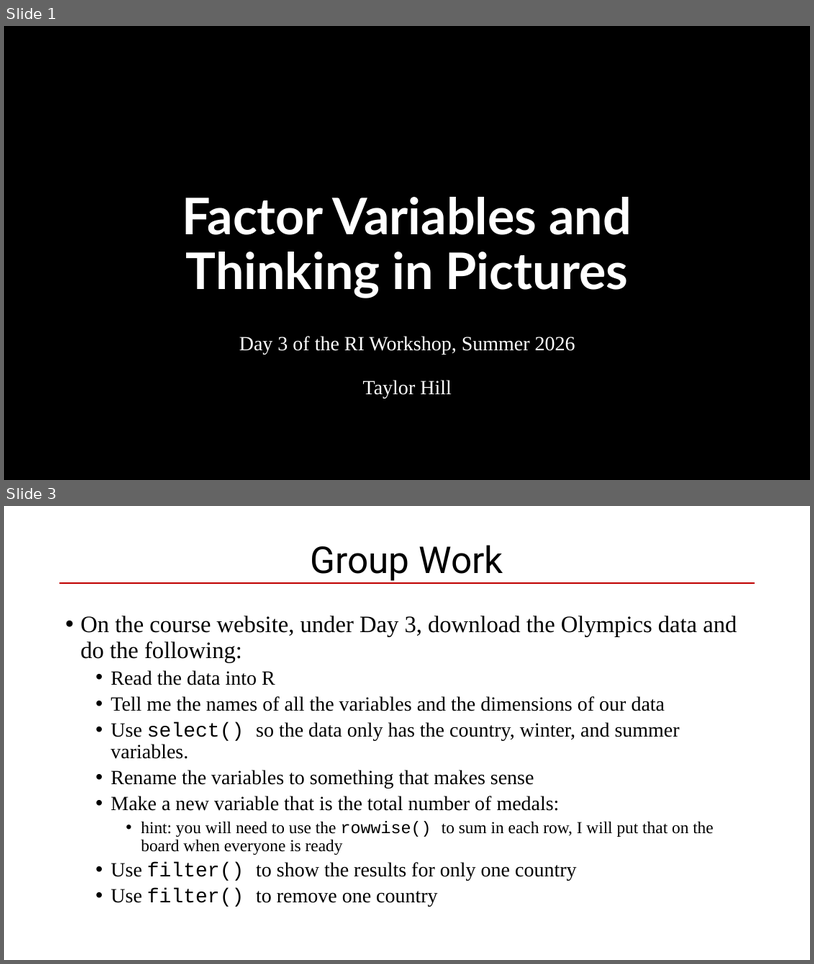
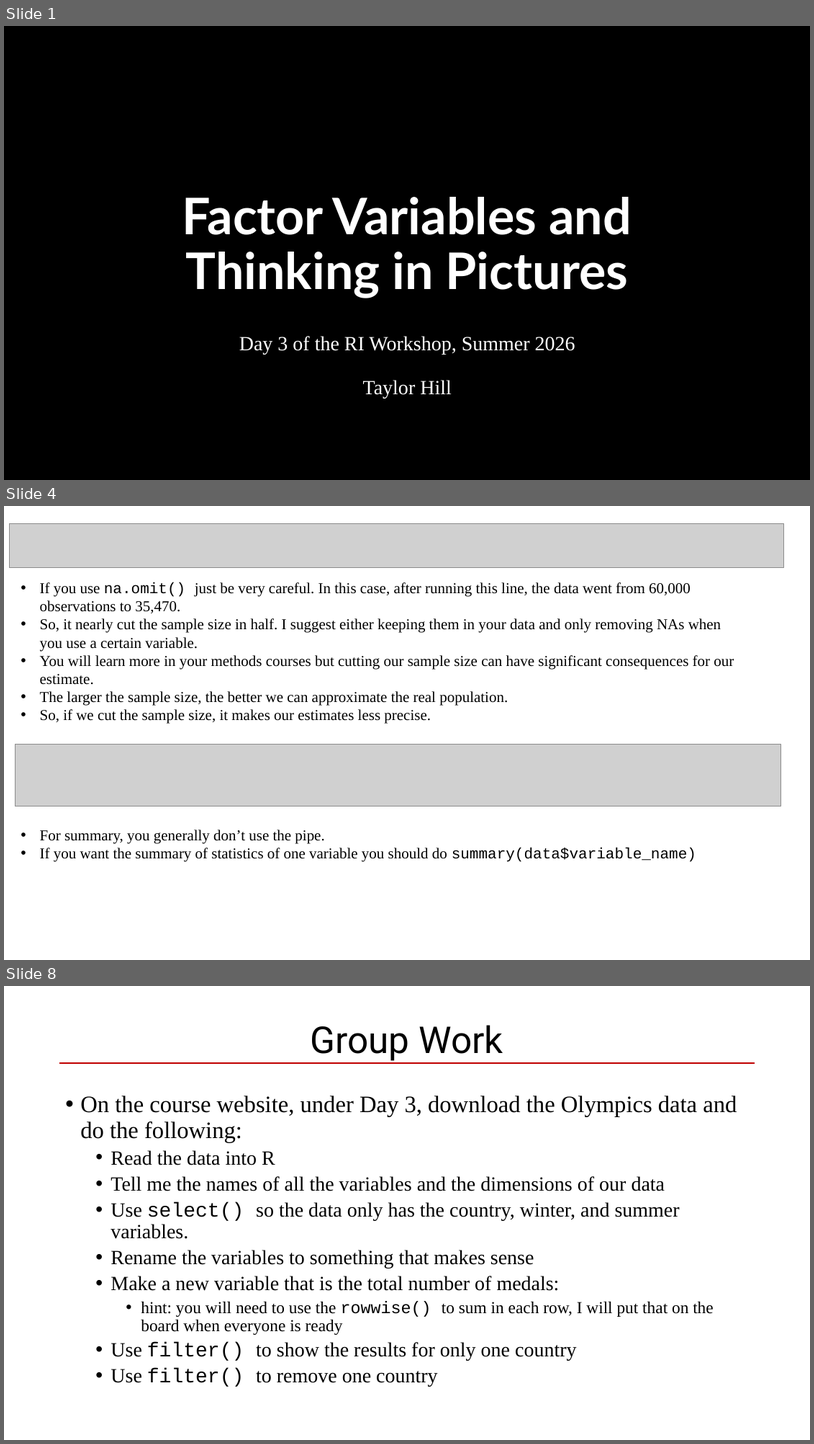
Before and after one commit to taylor-hill23/summer-ri-workshop-quarto, a slide deck: materials/class-slide-day3-powerpoint.pptx. Shown one above the other, each under a label of ours: slides 1 and 3 before the commit, slides 1, 4 and 8 after it; the slides between them are not shown. The pictures are 814x964 and 814x1444 pixels, drawn with LibreOffice and Linux fonts; fonts in the diff are those of the drawing; grey boxes stand for pictures; background and template pictures are left out. Boxes give left, top, right and bottom in pixels: in the first picture for what was removed or moved away, otherwise in the second. Text is boxed around its words. In the diff, an @@ line names an element or a change of style, - is before the commit and + after.

```diff
--- a/materials/class-slide-day3-powerpoint.pptx
+++ b/materials/class-slide-day3-powerpoint.pptx
@@ slide 4 added at <box>4,506,810,960</box>, background #FFFFFF @@
@@ picture added at <box>10,523,784,568</box> @@
@@ text added at <box>40,582,734,723</box>, 18 pt, text #000000 @@
+• If you use na.omit() just be very careful. In this case, after running this line, the data went from 60,000 observations to 35,470.
+• So, it nearly cut the sample size in half. I suggest either keeping them in your data and only removing NAs when you use a certain variable.
+• You will learn more in your methods courses but cutting our sample size can have significant consequences for our estimate.
+• The larger the sample size, the better we can approximate the real population.
+• So, if we cut the sample size, it makes our estimates less precise.
@@ picture added at <box>15,744,782,807</box> @@
@@ text added at <box>40,829,697,862</box>, 18 pt, text #000000 @@
+• For summary, you generally don’t use the pipe.
+• If you want the summary of statistics of one variable you should do summary(data$variable_name)
@@ what was slide 3 is now slide 8 @@
```
Also in this commit, not shown: 4 slides changed, 6 other slides added.
